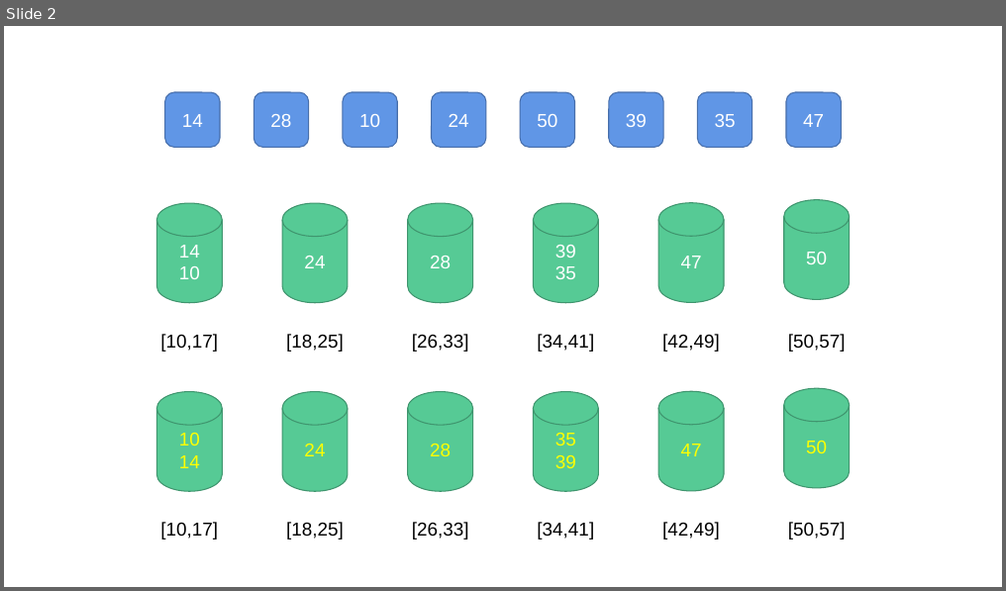
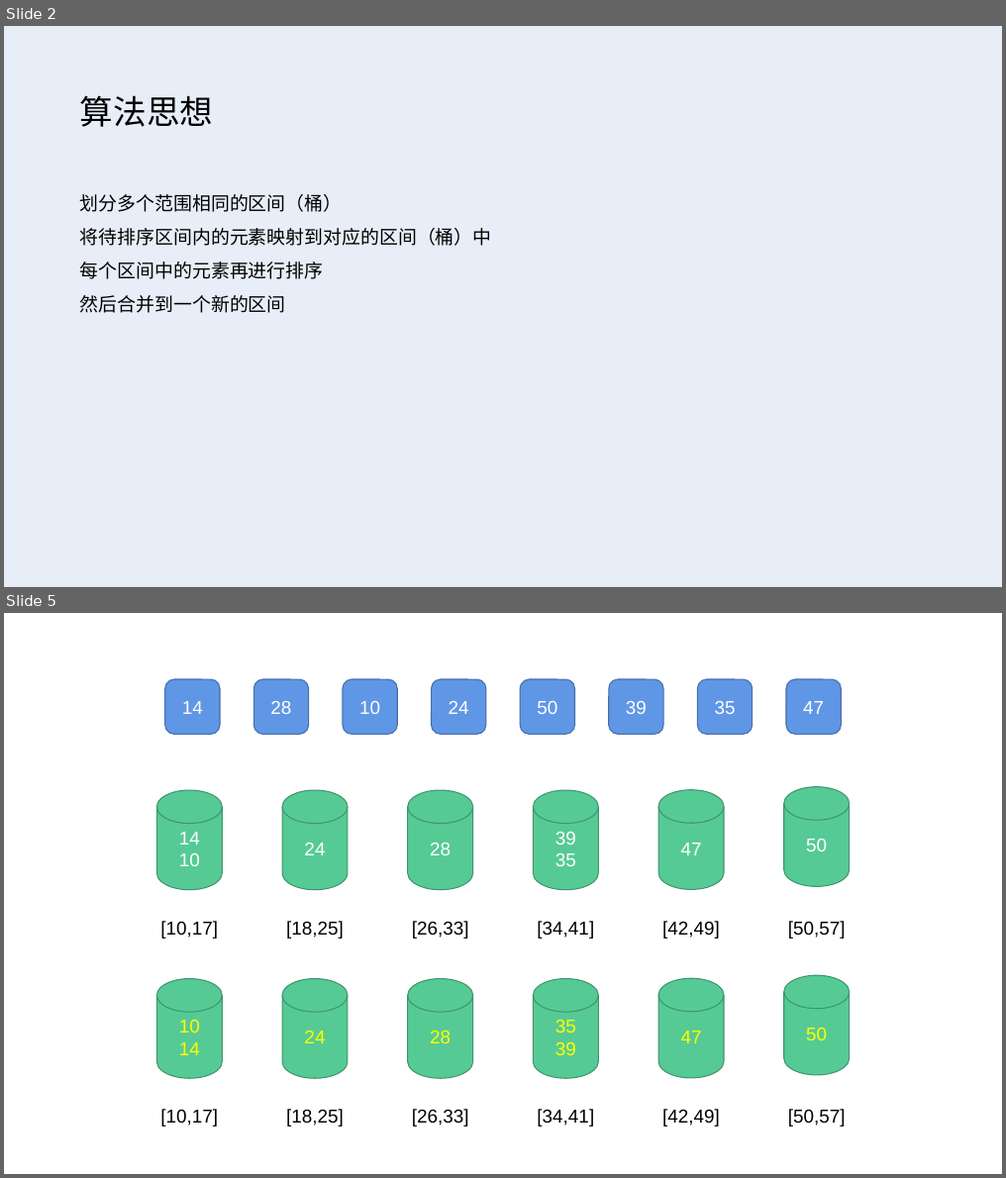
Before and after one commit to jj56313751/weijing-studybook, a slide deck: 算法/排序算法/桶排序/桶排序.pptx. Shown one above the other, each under a label of ours: slide 2 before the commit, slides 2 and 5 after it; the slides between them are not shown. The pictures are 1006x591 and 1006x1178 pixels, drawn with LibreOffice and Linux fonts; fonts in the diff are those of the drawing. Boxes give left, top, right and bottom in pixels: in the first picture for what was removed or moved away, otherwise in the second. Text is boxed around its words. In the diff, an @@ line names an element or a change of style, - is before the commit and + after.

Commit message:
桶排序ppt

```diff
--- a/算法/排序算法/桶排序/桶排序.pptx
+++ b/算法/排序算法/桶排序/桶排序.pptx
@@ slide 2 added at (x1=4, y1=26, x2=1002, y2=587), background #FFFFFF @@
@@ text added at (x1=80, y1=95, x2=213, y2=127), 32 pt, text #000000 @@
+算法思想
@@ text added at (x1=80, y1=194, x2=492, y2=313), 18 pt, text #000000 @@
+划分多个范围相同的区间（桶）
+将待排序区间内的元素映射到对应的区间（桶）中
+每个区间中的元素再进行排序
+然后合并到一个新的区间
@@ what was slide 2 is now slide 5 @@
```
Also in this commit, not shown: 2 slides changed, 2 other slides added.
